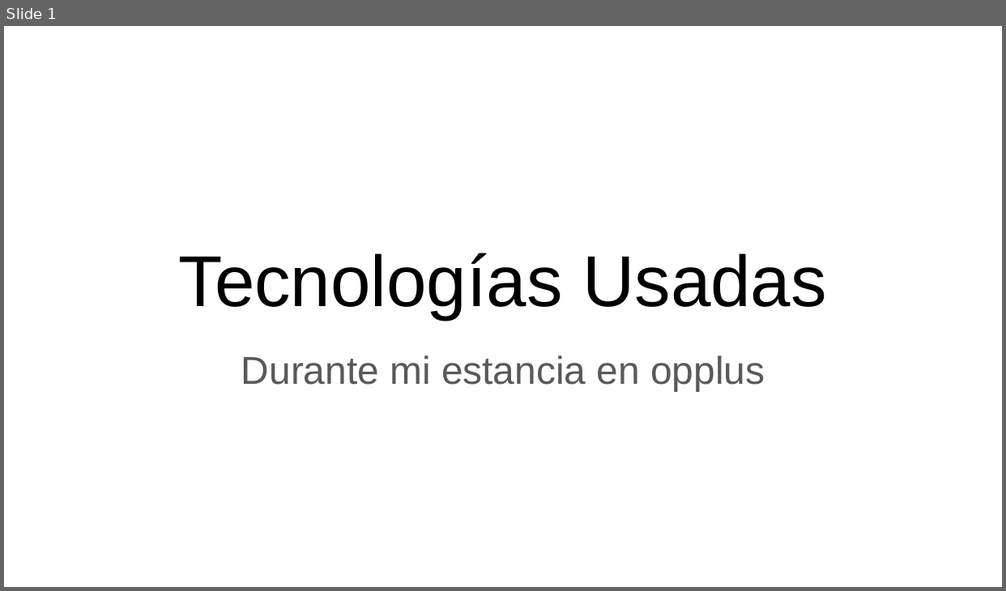
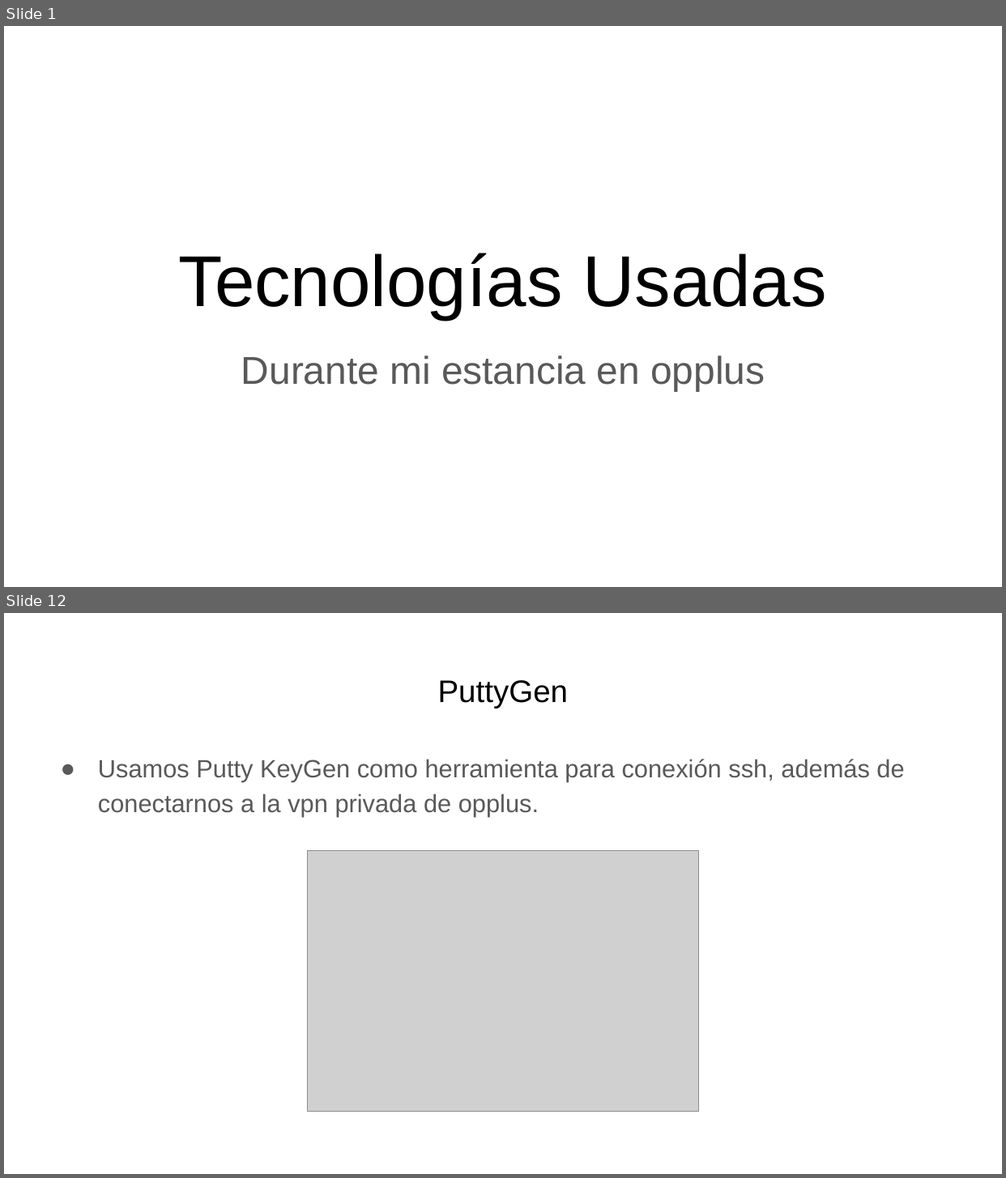
Before and after one commit to miguelmunval/presentacion, a slide deck: Tecnologías Usadas Dual.pptx. Shown one above the other, each under a label of ours: slide 1 before the commit, slides 1 and 12 after it; the slides between them are not shown. The pictures are 1006x591 and 1006x1178 pixels, drawn with LibreOffice and Linux fonts; fonts in the diff are those of the drawing; grey boxes stand for pictures. Boxes give left, top, right and bottom in pixels: in the first picture for what was removed or moved away, otherwise in the second. Text is boxed around its words. In the diff, an @@ line names an element or a change of style, - is before the commit and + after.

```diff
--- a/Tecnologías Usadas Dual.pptx
+++ b/Tecnologías Usadas Dual.pptx
@@ slide 12 added at bbox=[4, 613, 1002, 1174], background #FFFFFF @@
@@ title added at bbox=[438, 680, 569, 709], 22.5 pt, text #000000 @@
+PuttyGen
@@ text added at bbox=[98, 759, 904, 817], 18 pt, text #595959 @@
+● Usamos Putty KeyGen como herramienta para conexión ssh, además de conectarnos a la vpn privada de opplus.
@@ picture added at bbox=[308, 850, 698, 1111] @@
```
Also in this commit, not shown: 9 slides changed, 1 other slide added, 1 other file.
